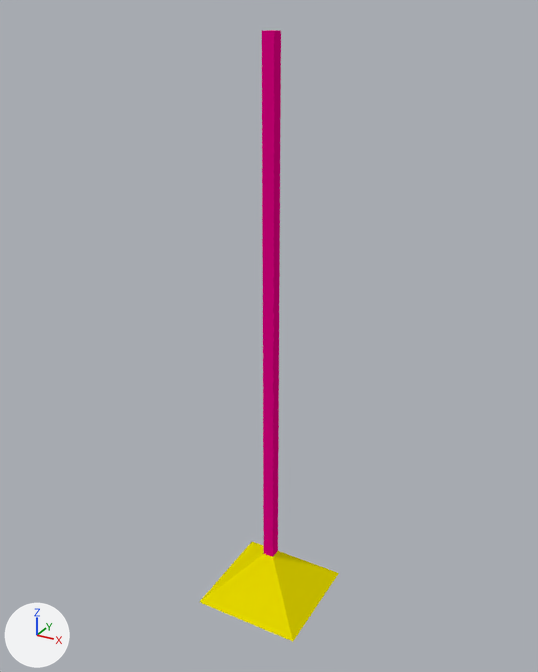
The Blender file My Projects/main/game/content/xa/notc/core/shapes/tg2/p1/shape.blend, before and after one commit.
Both versions are drawn from a 50 mm camera at (10.85, -19.87, 20.56) aimed at (-0.17, 0.18, 10.54). The lights are fixed; the arrows at lower left show +X, +Y and +Z. Objects named as collision shapes, trigger or cutter boxes, shadow casters or lower levels of detail are left out.

Objects in the first picture: 'Cube', 'core'.
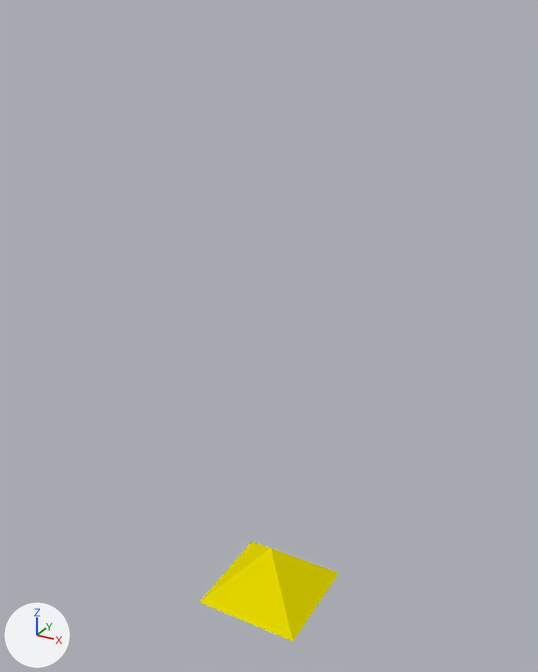
What differs and where, as boxes (x1, y1, x2, y2) in the pictures (538 x 672 px):
'Cube', hidden (pink): before (262, 30, 281, 557)

Edits to the bpy script that builds the scene:
```text
Change ob_cube:
    add ob_cube.hide_set(True)  # its collection is switched off
```
